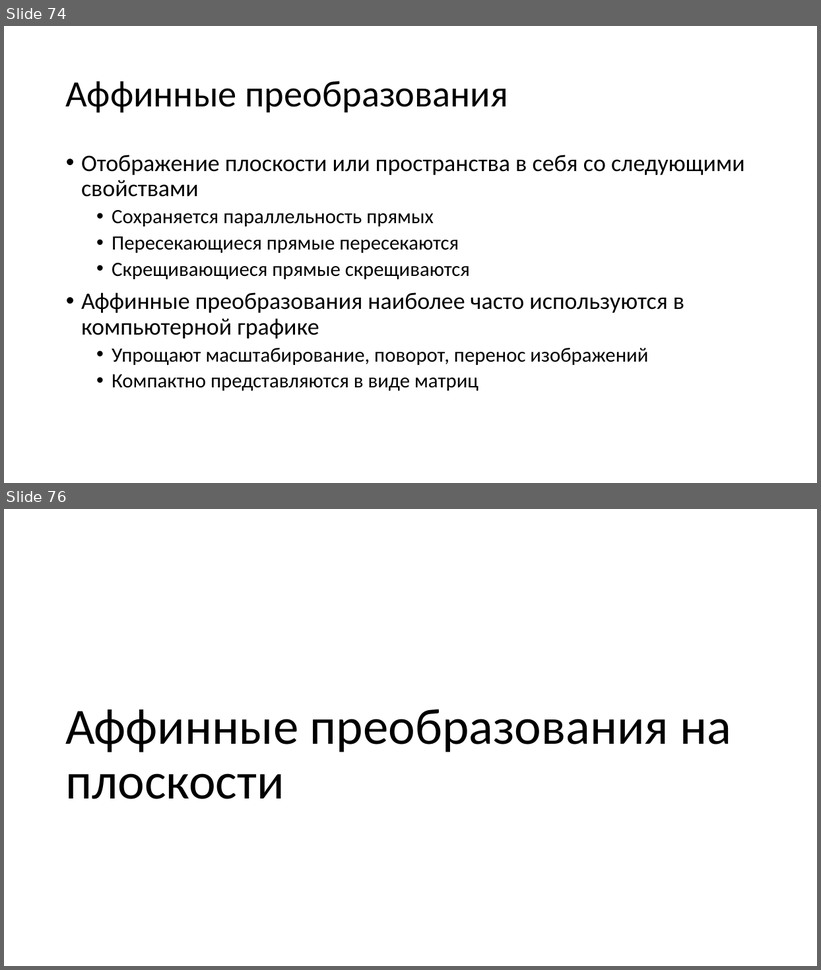
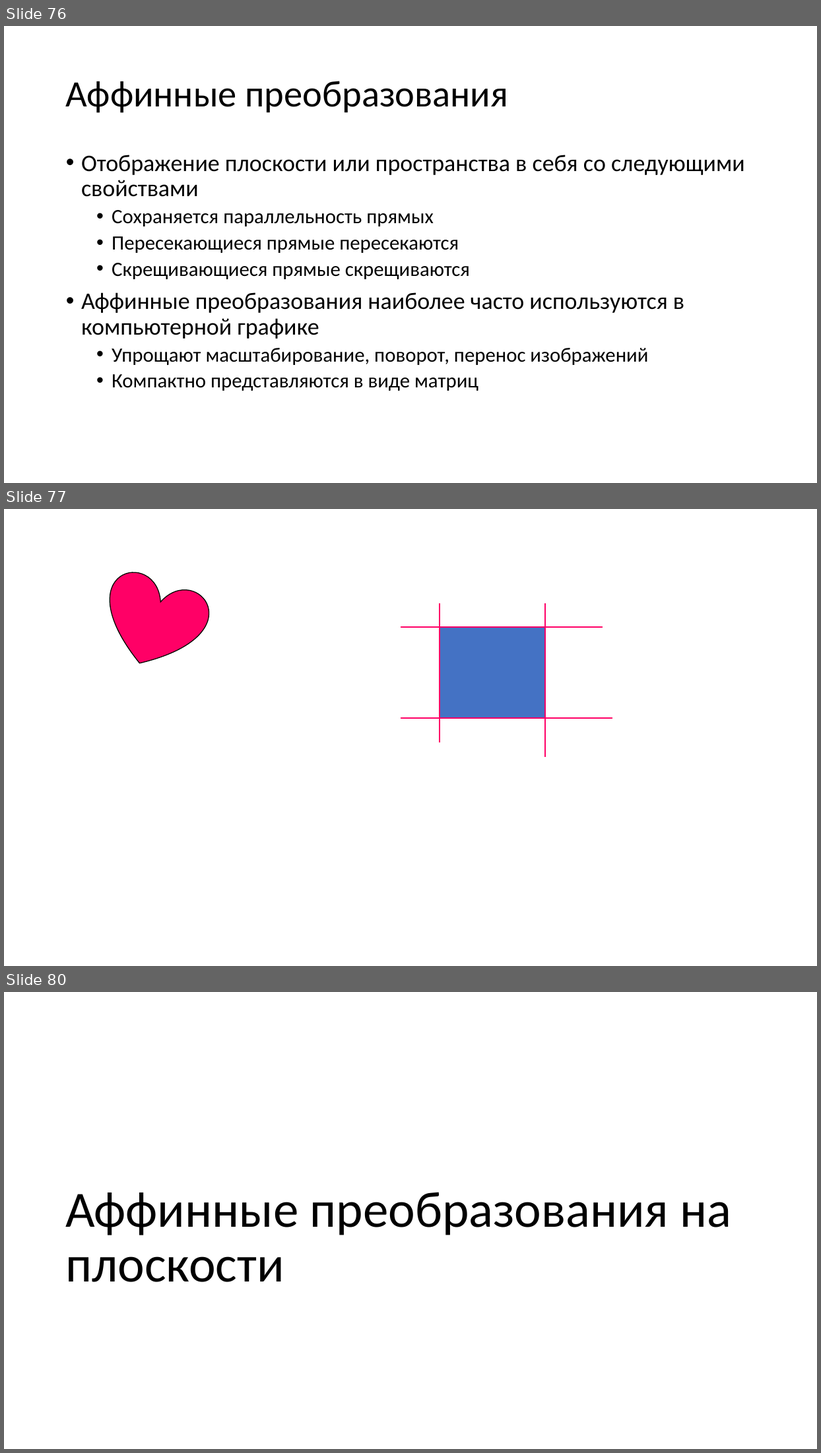
Before and after one commit to alexey-malov/cg-course, a slide deck: lectures/03 - Векторный анализ, трансформации и матрицы.pptx. Shown one above the other, each under a label of ours: slides 74 and 76 before the commit, slides 76, 77 and 80 after it; the slides between them are not shown. The pictures are 821x970 and 821x1453 pixels, drawn with LibreOffice and Linux fonts; fonts in the diff are those of the drawing. Boxes give left, top, right and bottom in pixels: in the first picture for what was removed or moved away, otherwise in the second. Text is boxed around its words. In the diff, an @@ line names an element or a change of style, - is before the commit and + after.

```diff
--- a/lectures/03 - Векторный анализ, трансформации и матрицы.pptx
+++ b/lectures/03 - Векторный анализ, трансформации и матрицы.pptx
@@ slide 77 added at (4,509,817,966), background #FFFFFF @@
@@ heart added at (92,565,215,680), fill #FF0066, outline #000000 1 pt @@
@@ line added from (440, 603) to (440, 743), #FF0066 1.5 pt @@
@@ line added from (545, 603) to (545, 757), #FF0066 1.5 pt @@
@@ line added from (401, 627) to (603, 627), #FF0066 1.5 pt @@
@@ rectangle added at (440,627,545,719), fill #4472C4, outline #325491 1 pt @@
@@ line added from (401, 719) to (612, 719), #FF0066 1.5 pt @@
@@ what was slide 74 is now slide 76 @@
@@ what was slide 76 is now slide 80 @@
```
Also in this commit, not shown: 6 slides changed, 3 other slides added.
